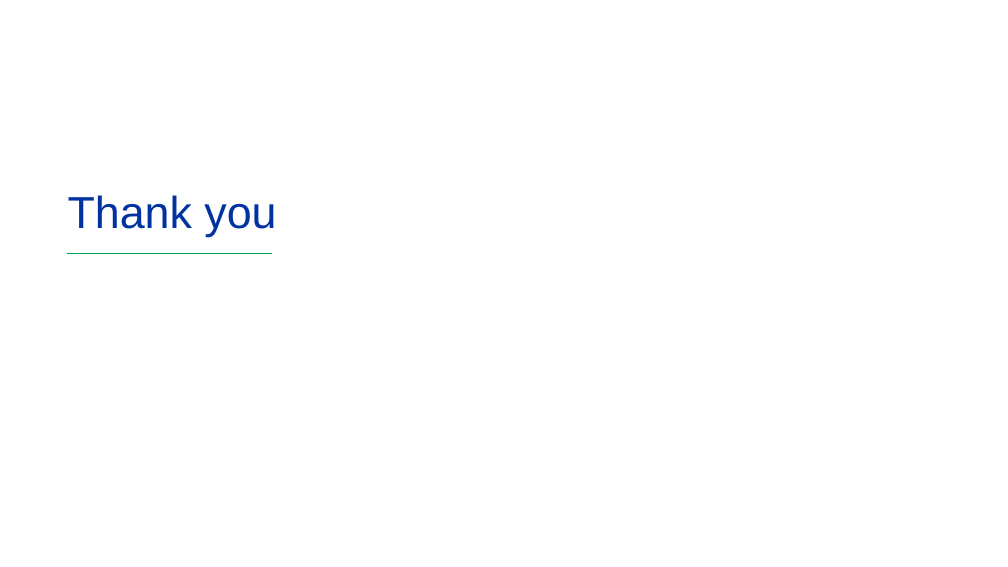
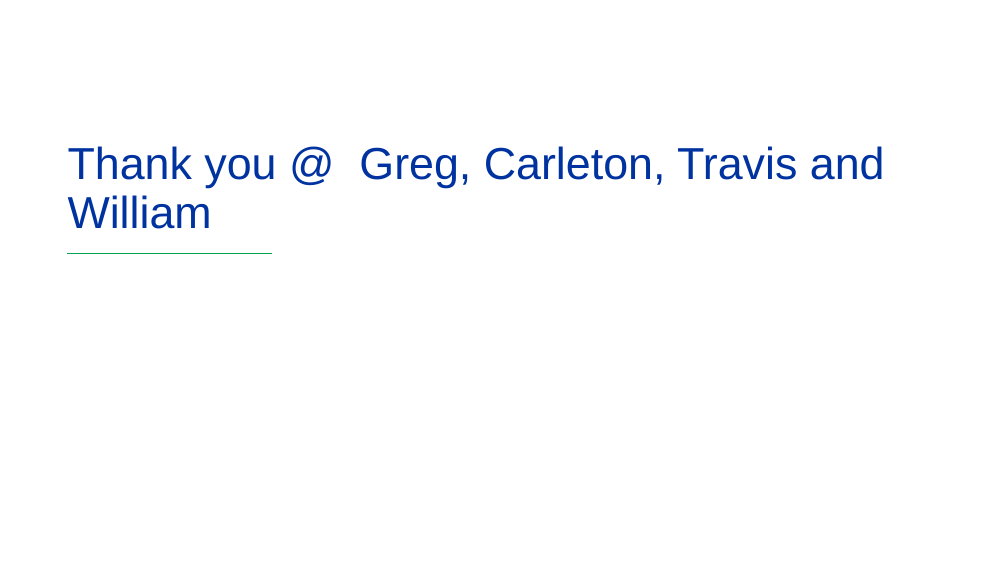
Before and after one commit to kmanivannan25/Capstone-Project-code, a slide deck: slide 10 of Capstone Project Presentation_Final.pptx. Drawn at 1008x567 pixels with LibreOffice and Linux fonts; fonts in the diff are those of the drawing; background and template pictures are left out. Boxes give left, top, right and bottom in pixels: in the first picture for what was removed or moved away, otherwise in the second. Text is boxed around its words. In the diff, an @@ line names an element or a change of style, - is before the commit and + after.

```diff
--- a/Capstone Project Presentation_Final.pptx
+++ b/Capstone Project Presentation_Final.pptx
@@ title at (68,146,885,229): text changed @@
-Thank you
+Thank you @ Greg, Carleton, Travis and William
```
Also in this commit, not shown: 1 other slide changed.
